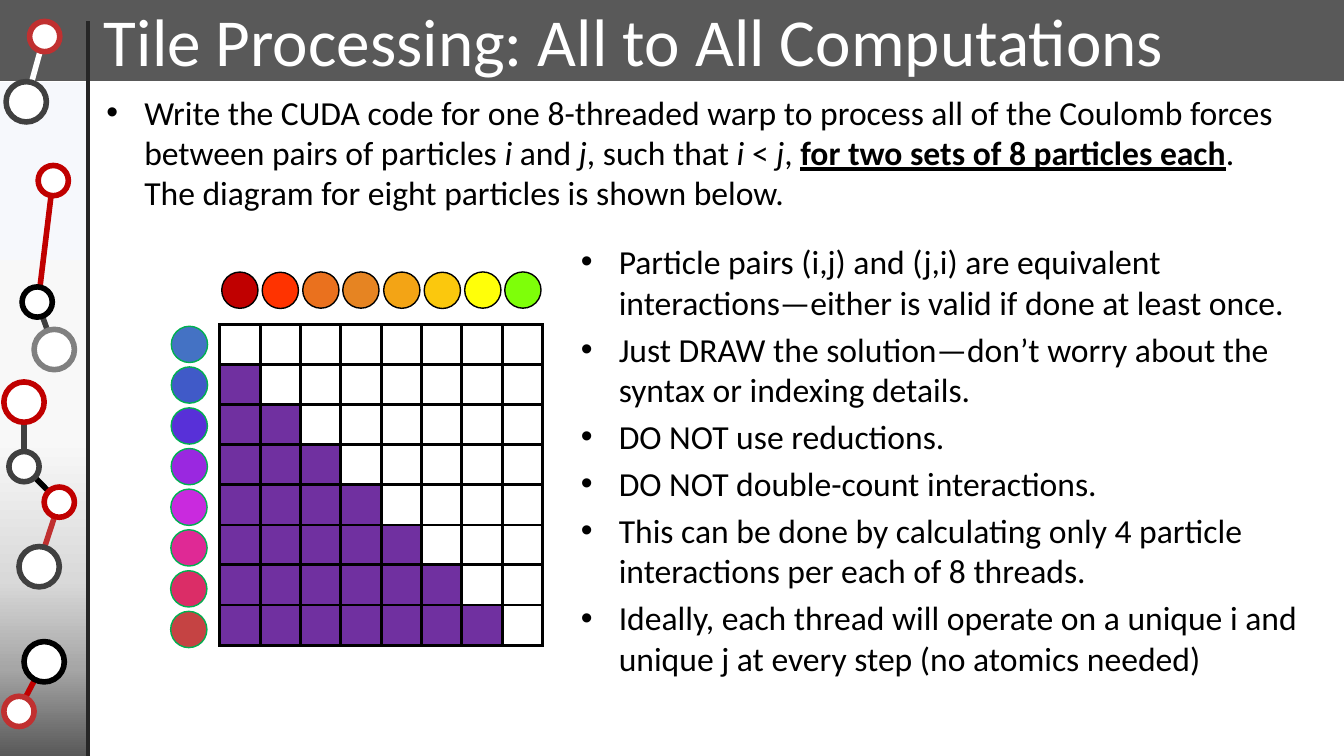
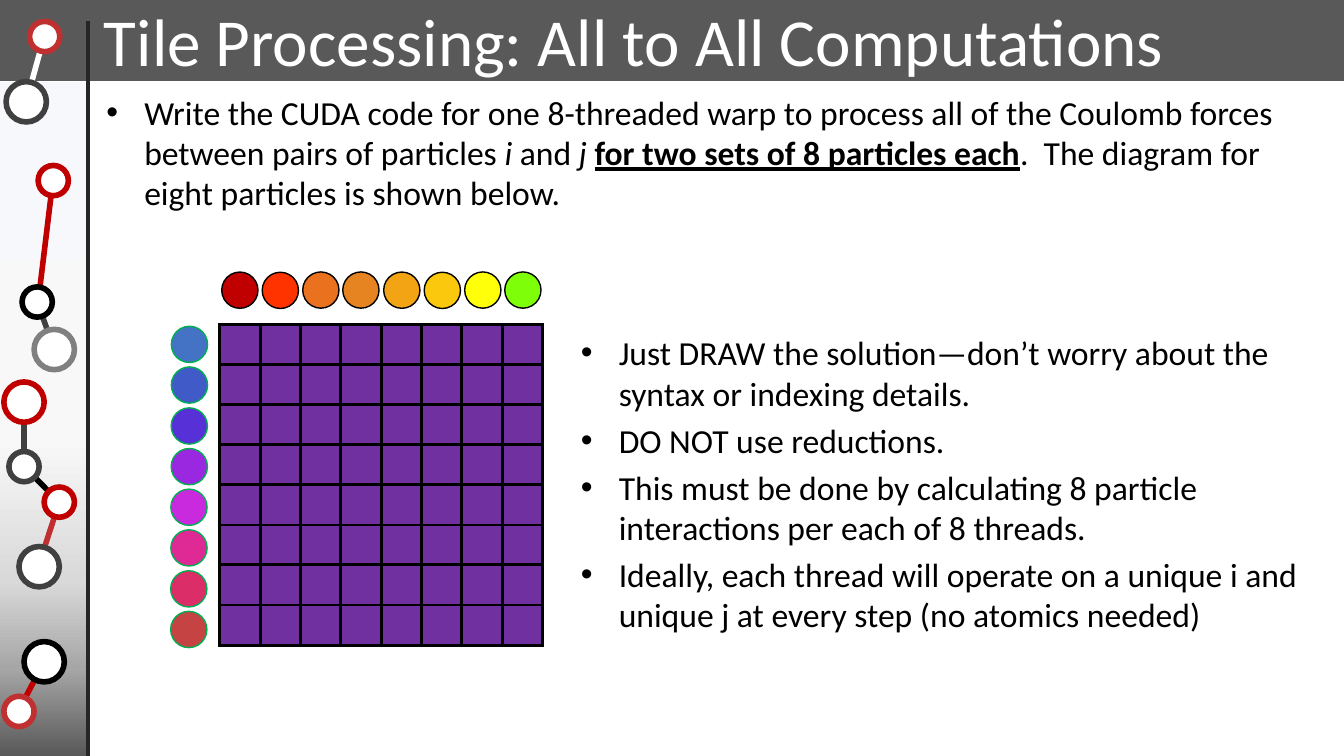
Before and after one commit to wadejong/Summer-School-Materials, a slide deck: slide 31 of Wednesday-morning/TutorialsCUDA/MolSSITalk2019.pptx. Drawn at 1344x756 pixels with LibreOffice and Linux fonts; fonts in the diff are those of the drawing. Boxes give left, top, right and bottom in pixels: in the first picture for what was removed or moved away, otherwise in the second. Text is boxed around its words. In the diff, an @@ line names an element or a change of style, - is before the commit and + after.

```diff
--- a/Wednesday-morning/TutorialsCUDA/MolSSITalk2019.pptx
+++ b/Wednesday-morning/TutorialsCUDA/MolSSITalk2019.pptx
@@ text at [144, 101, 1272, 211]: text changed @@
-• Write the CUDA code for one 8-threaded warp to process all of the Coulomb forces between pairs of particles i and j, such that i < j, for two sets of 8 particles each. The diagram for eight particles is shown below.
+• Write the CUDA code for one 8-threaded warp to process all of the Coulomb forces between pairs of particles i and j for two sets of 8 particles each. The diagram for eight particles is shown below.
@@ text at [619, 249, 1284, 316]: paragraph removed @@
-• Particle pairs (i,j) and (j,i) are equivalent interactions—either is valid if done at least once.
@@ text "Just DRAW the solution—don’t worry ...": place and size @@
-text "Just DRAW the solution—don’t worry ..." at [619, 249, 1296, 677]
+text "Just DRAW the solution—don’t worry ..." at [619, 341, 1296, 633]
@@ text at [619, 476, 1197, 546]: text changed @@
-• DO NOT double-count interactions.
-• This can be done by calculating only 4 particle interactions per each of 8 threads.
+• This must be done by calculating 8 particle interactions per each of 8 threads.
@@ fill #FFFFFF to #7030A0 in 36 elements at [220, 325, 260, 365], [260, 325, 300, 365], [300, 325, 341, 365], [341, 325, 381, 365], [381, 325, 421, 365], [421, 325, 462, 365], [462, 325, 502, 365], [502, 325, 542, 365], [260, 365, 300, 405], [300, 365, 341, 405], [341, 365, 381, 405], [381, 365, 421, 405], [421, 365, 462, 405], [462, 365, 502, 405], [502, 365, 542, 405], [300, 404, 341, 445], [341, 404, 381, 445], [381, 404, 421, 445], [421, 404, 462, 445], [462, 404, 502, 445], [502, 404, 542, 445], [341, 445, 381, 485], [381, 445, 421, 485], [421, 445, 462, 485], [462, 445, 502, 485], [502, 445, 542, 485], [381, 485, 421, 525], [421, 485, 462, 525], [462, 485, 502, 525], [502, 485, 542, 525], [421, 525, 462, 566], [462, 525, 502, 566], [502, 525, 542, 566], [462, 565, 502, 605], [502, 565, 542, 605], [502, 605, 542, 645] @@
```
Also in this commit, not shown: 1 slide added, 3 other files.
